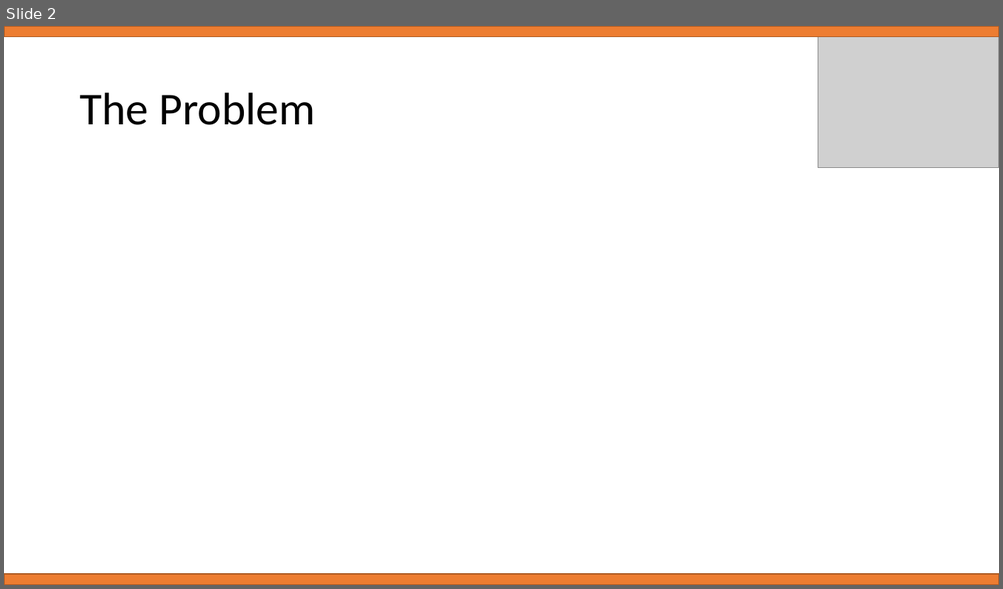
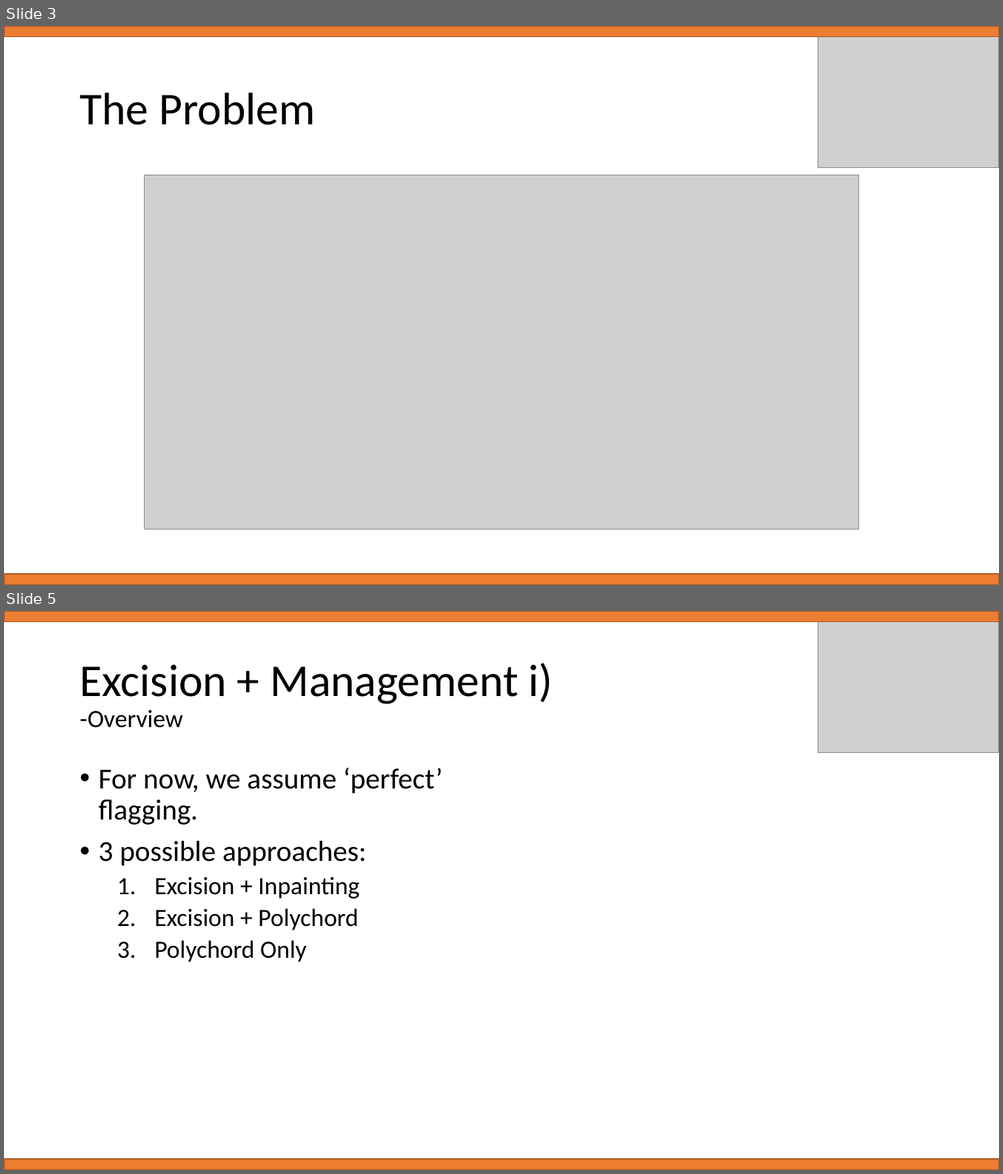
Before and after one commit to samleeney/Talks, a slide deck: RFI Management in the REACH Pipeline - REACH Conference 04-22.pptx. Shown one above the other, each under a label of ours: slide 2 before the commit, slides 3 and 5 after it; the slides between them are not shown. The pictures are 1003x589 and 1003x1174 pixels, drawn with LibreOffice and Linux fonts; fonts in the diff are those of the drawing; grey boxes stand for pictures. Boxes give left, top, right and bottom in pixels: in the first picture for what was removed or moved away, otherwise in the second. Text is boxed around its words. In the diff, an @@ line names an element or a change of style, - is before the commit and + after.

```diff
--- a/RFI Management in the REACH Pipeline - REACH Conference 04-22.pptx
+++ b/RFI Management in the REACH Pipeline - REACH Conference 04-22.pptx
@@ slide 5 added at [4,611,999,1170], background #FFFFFF @@
@@ rectangle added at [4,611,999,622], fill #ED7D31, outline #AF5C24 1 pt @@
@@ picture added at [818,611,999,753] @@
@@ title added at [79,663,553,728], 44 pt, text #000000 @@
+Excision + Management i)
+-Overview
@@ text added at [99,768,443,963], 28 pt, text #000000 @@
+• For now, we assume ‘perfect’ flagging.
+• 3 possible approaches:
+  1. Excision + Inpainting
+  2. Excision + Polychord
+  3. Polychord Only
@@ rectangle added at [4,1159,999,1170], fill #ED7D31, outline #AF5C24 1 pt @@
@@ what was slide 2 is now slide 3 @@
@@ slide 3 changed as well @@
@@ picture added at [145,175,858,531] @@
```
Also in this commit, not shown: 1 other slide changed, 13 other slides added.
